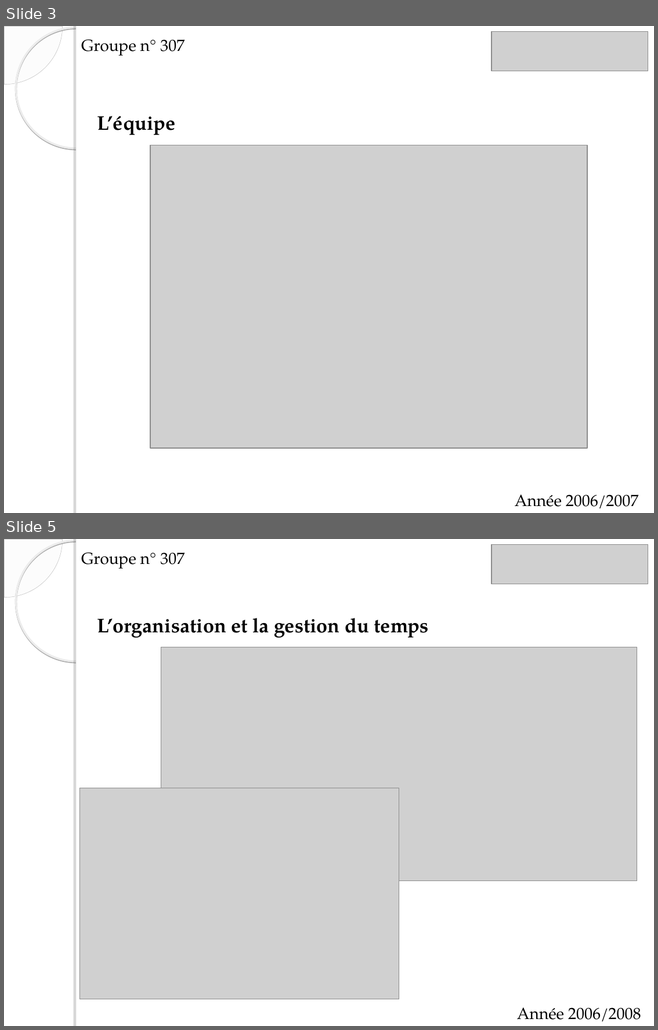
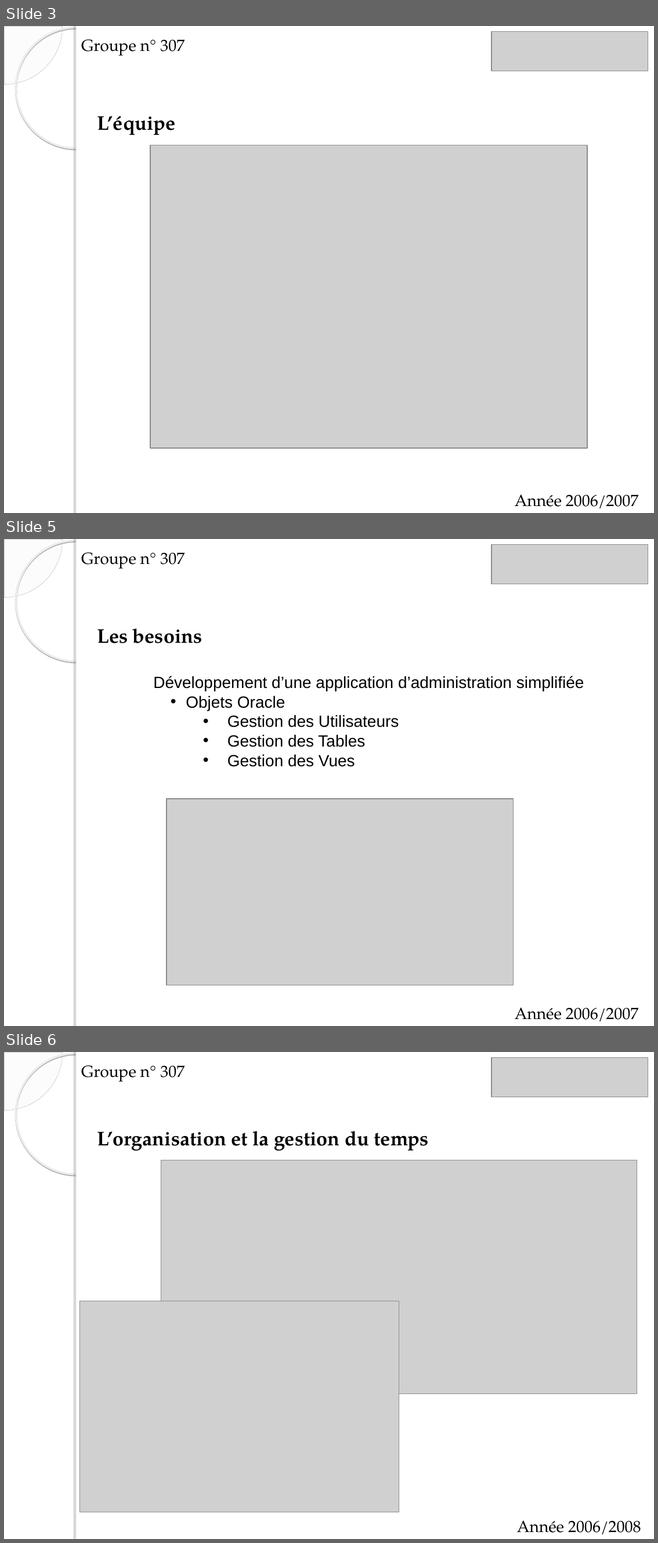
Before and after one commit to itsChris/abyss-project, a slide deck: ABYSS/doc/soutenance skar.ppt. Shown one above the other, each under a label of ours: slides 3 and 5 before the commit, slides 3, 5 and 6 after it; the slides between them are not shown. The pictures are 658x1030 and 658x1543 pixels, drawn with LibreOffice and Linux fonts; fonts in the diff are those of the drawing; grey boxes stand for pictures; background and template pictures are left out. Boxes give left, top, right and bottom in pixels: in the first picture for what was removed or moved away, otherwise in the second. Text is boxed around its words. In the diff, an @@ line names an element or a change of style, - is before the commit and + after.

```diff
--- a/ABYSS/doc/soutenance skar.ppt
+++ b/ABYSS/doc/soutenance skar.ppt
@@ slide 5 added at (4, 539, 654, 1026), background picture (left out); not listed: 4 template elements that a slide beside it also shows @@
@@ text added at (81, 552, 184, 569), 18 pt, text #000000 @@
+Groupe n° 307
@@ picture added at (491, 544, 647, 584) @@
@@ text added at (97, 628, 202, 643), 22 pt, text #000000, bold @@
+Les besoins
@@ text added at (153, 676, 584, 767), 18 pt, text #000000 @@
+Développement d’une application d’administration simplifiée
+  • Objets Oracle
+    • Gestion des Utilisateurs
+    • Gestion des Tables
+    • Gestion des Vues
@@ picture added at (166, 799, 513, 985) @@
@@ text added at (514, 1008, 638, 1022), 18 pt, text #000000 @@
+Année 2006/2007
@@ what was slide 5 is now slide 6 @@
```
Also in this commit, not shown: 1 slide changed.
